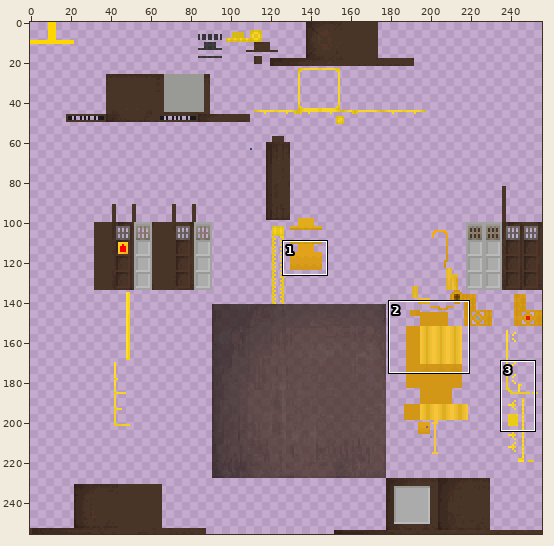
Sprite sheet, stored at src/main/resources/assets/tts/textures/exteriors/voxel/steampunk.png. The picture above shows the old version from afar; the outline marks the close-up.
Close-up. Before:
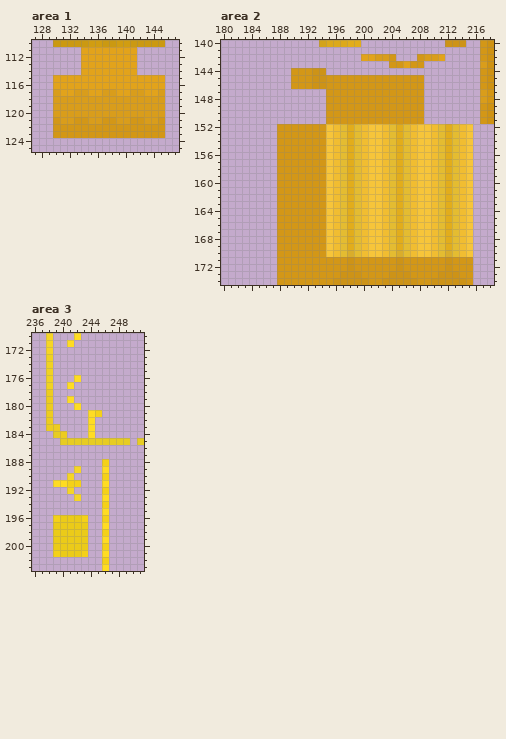
The file is 256x256 pixels. Pixels under 10% opacity are left out. Colours within 5 levels of each other are drawn and written as one. Shown: area 1: x 127..147, y 110..125; area 2: x 180..218, y 140..174; area 3: x 236..251, y 170..203. The commit also changed other parts of the picture, which this record leaves out.
The result:
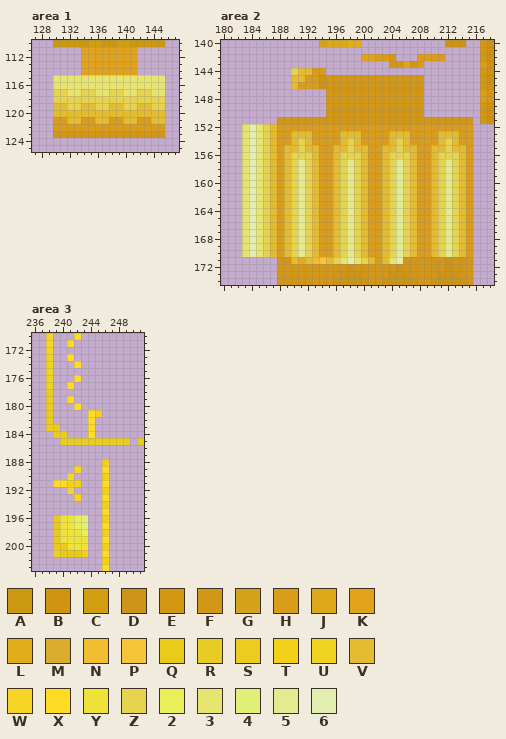
Palette (. is transparent): A #cb9911  B #cf9211  C #d19d11  D #cd9317  E #d59611  F #d39717  G #d3a31b  H #d99d1b  J #dca91b  K #e2a31b  L #e2ad1b  M #d9ad2b  N #f1bd31  P #f7c53a  Q #ebcb19  R #e7cc23  S #edcc20  T #f4d119  U #f0d223  V #e4bc31  W #f6d526  X #ffdc23  Y #efe33b  Z #e6d350  2 #eaef59  3 #e7e470  4 #e0ef77  5 #e4ea90  6 #e3edaf
Changes in this commit:
Changed rows in their new state; - is an unchanged pixel.
Area 1:
first column x 130:
115 3333333333333333
116 3333333333333333
117 ZZ33ZZ33ZZ33ZZ33
118 ZZZZZZZZZZZZZZZZ
119 VVZZVVZZVVZZVVZZ
120 VVVVVVVVVVVVVVVV
121 H-VVH-VVH-VVH-VV
122 HHHHHHHHHHHHHHHH
Area 2:
first column x 190:
142 ------------------H--H
143 ------------------H---
144 ZVVHH-----------------
145 VVHH------------------
146 VHHH------------------
first column x 183:
151 -----FFFFFFF--------------FFFFFFF
152 363ZVHHHHHHHHHHHHHHHHHHHHHHHHHHHH
153 363ZVHHVVVHHHH-V-HHHH-V-HHHH-V-HH
154 363ZVHHVZVHHHH-Z-HHHH-Z-HHHH-Z-HH
155 363ZVHVVZVVHHV-Z-VHHV-Z-VHHV-Z-VH
156 363ZVHVZZZVHHVZZZVHHVZZZVHHVZZZVH
157 363ZVHVZ5ZVHHVZ5ZVHHVZ5ZVHHVZ5ZVH
158 363ZVHVZ5ZVHHVZ5ZVHHVZ5ZVHHVZ5ZVH
159 363ZVHVZ5ZVHHVZ5ZVHHVZ5ZVHHVZ5ZVH
160 363ZVHVZ5ZVHHVZ5ZVHHVZ5ZVHHVZ5ZVH
161 363ZVHVZ5ZVHHVZ5ZVHHVZ5ZVHHVZ5ZVH
162 363ZVHVZ5ZVHHVZ5ZVHHVZ5ZVHHVZ5ZVH
163 363ZVHVZ5ZVHHVZ5ZVHHVZ5ZVHHVZ5ZVH
164 363ZVHVZ5ZVHHVZ5ZVHHVZ5ZVHHVZ5ZVH
165 363ZVHVZ5ZVHHVZ5ZVHHVZ5ZVHHVZ5ZVH
166 363ZVHVZ5ZVHHVZ5ZVHHVZ5ZVHHVZ5ZVH
167 363ZVHVZ5ZVHHVZ5ZVHHVZ5ZVHHVZ5ZVH
168 363ZVHVZ5ZVHHVZ5ZVHHVZ5ZVHHVZ5ZVH
169 363ZVHVZ5ZVHHVZ5ZVHHVZ5ZVHHVZ5ZVH
170 363ZVHVZ5ZVHHVZ5ZVHHVZ5ZVHHVZ5ZVH
171 -------VLVNPVZ363ZVHV36----------
Area 3:
first column x 241:
173 X-
174 -X
first column x 239:
196 QYY24
197 -YY24
198 -YYY2
199 -YYYY
200 --YYY
Changed places in both close-ups, as pixel boxes (x1, y1, x2, y2):
changed: (53, 75, 165, 131)
changed: (417, 54, 445, 68)
changed: (242, 68, 473, 264)
added: (67, 354, 81, 368)
changed: (53, 515, 88, 550)
